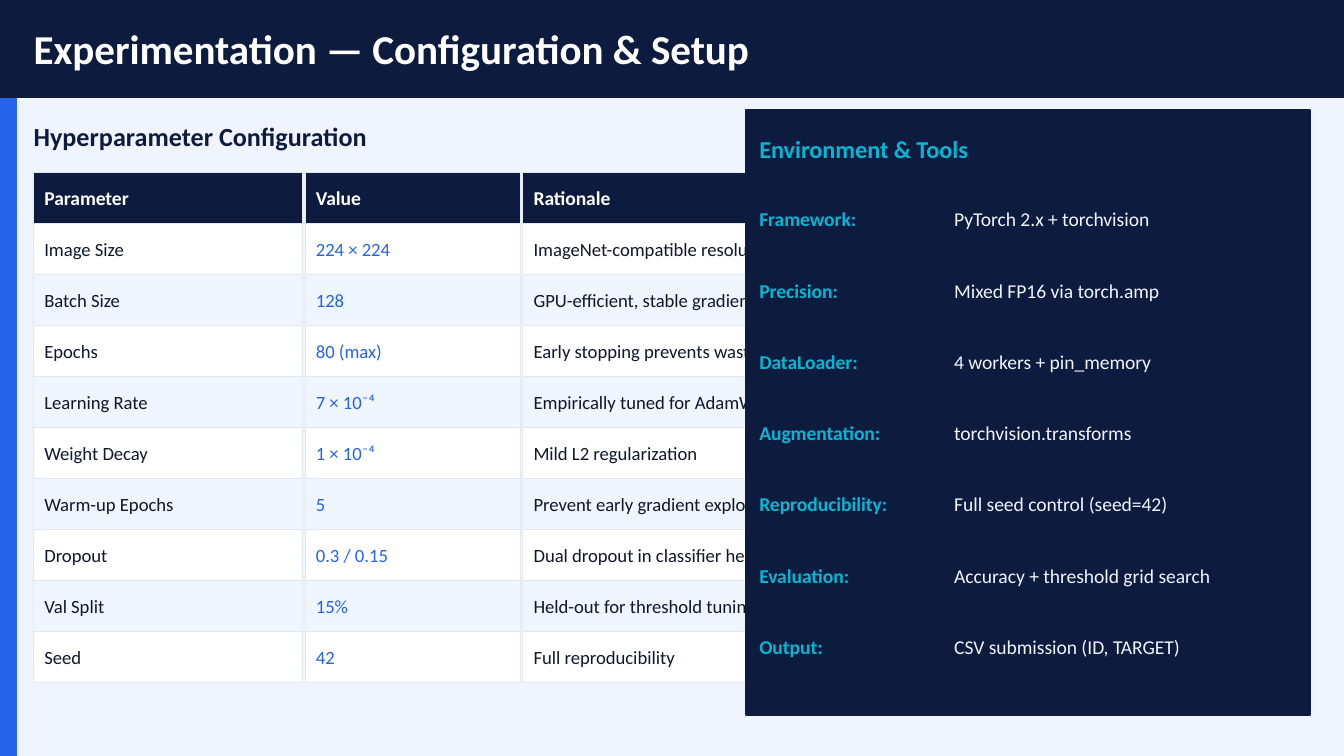
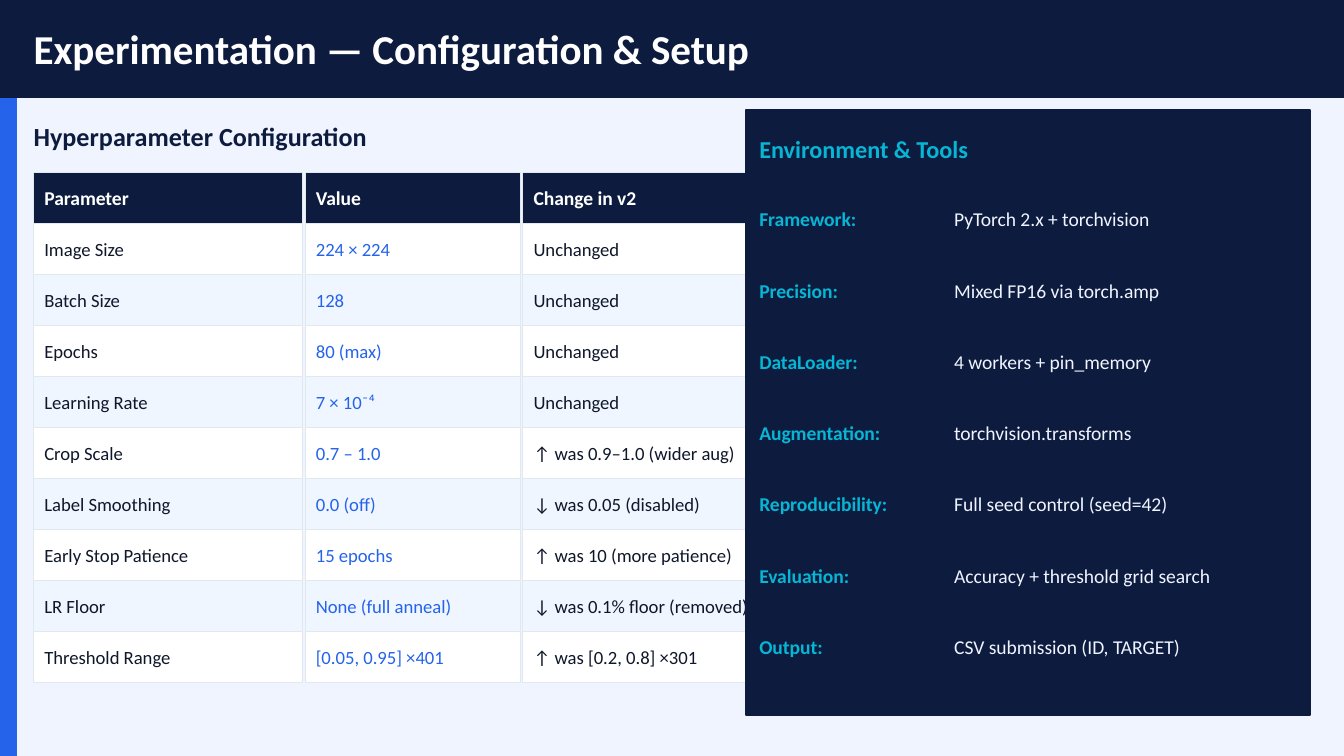
Before and after one commit to lochansurya/CS5480-DL-Kaggle-Competition-2026, a slide deck: slide 7 of presentation/ImagesBinaryClassification.pptx. Drawn at 1344x756 pixels with LibreOffice and Linux fonts; fonts in the diff are those of the drawing. Boxes give left, top, right and bottom in pixels: in the first picture for what was removed or moved away, otherwise in the second. Text is boxed around its words. In the diff, an @@ line names an element or a change of style, - is before the commit and + after.

```diff
--- a/presentation/ImagesBinaryClassification.pptx
+++ b/presentation/ImagesBinaryClassification.pptx
@@ text at <box>534,191,636,209</box>: text changed @@
-Rationale
+Change in v2
@@ text at <box>534,243,620,259</box>: text changed @@
-ImageNet-compatible resolution
+Unchanged
@@ text at <box>534,294,620,310</box>: text changed @@
-GPU-efficient, stable gradients
+Unchanged
@@ text at <box>534,345,620,361</box>: text changed @@
-Early stopping prevents waste
+Unchanged
@@ text at <box>534,396,620,412</box>: text changed @@
-Empirically tuned for AdamW
+Unchanged
@@ text at <box>44,447,123,463</box>: text changed @@
-Weight Decay
+Crop Scale
@@ text at <box>316,448,381,460</box>: text changed @@
-1 × 10⁻⁴
+0.7 – 1.0
@@ text at <box>555,446,735,463</box>: text changed @@
-Mild L2 regularization
+↑ was 0.9–1.0 (wider aug)
@@ text at <box>44,498,171,514</box>: text changed @@
-Warm-up Epochs
+Label Smoothing
@@ text at <box>316,497,376,514</box>: text changed @@
-5
+0.0 (off)
@@ text at <box>555,497,700,514</box>: text changed @@
-Prevent early gradient explosion
+↓ was 0.05 (disabled)
@@ text at <box>44,549,189,565</box>: text changed @@
-Dropout
+Early Stop Patience
@@ text at <box>316,549,393,565</box>: text changed @@
-0.3 / 0.15
+15 epochs
@@ text at <box>555,548,732,565</box>: text changed @@
-Dual dropout in classifier head
+↑ was 10 (more patience)
@@ text at <box>316,599,452,616</box>: text changed @@
-15%
+None (full anneal)
@@ text at <box>555,598,748,619</box>: text changed @@
-Held-out for threshold tuning
+↓ was 0.1% floor (removed)
@@ text at <box>44,600,105,613</box>: text changed @@
-Val Split
+LR Floor
@@ text at <box>44,651,171,667</box>: text changed @@
-Seed
+Threshold Range
@@ text at <box>316,650,444,667</box>: text changed @@
-42
+[0.05, 0.95] ×401
@@ text at <box>555,650,698,667</box>: text changed @@
-Full reproducibility
+↑ was [0.2, 0.8] ×301
```
Also in this commit, not shown: 4 other slides changed.
